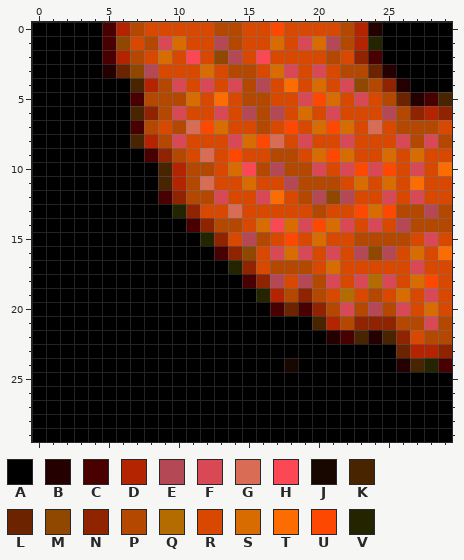
Edited in one commit: pixel-art sprite (resources/bl.png). This is how it looked before the edit.
The file is 30x30 pixels. Colours within 5 levels of each other are drawn and written as one.
Palette (. is transparent): A #000000  B #240000  C #480000  D #b42400  E #b44855  F #d84855  G #d86c55  H #fc4855  J #180600  K #482400  L #6c2400  M #904800  N #902400  P #b44800  Q #b46c00  R #d84800  S #d86c00  T #fc6c00  U #fc4800  V #242400
Pixels before, first column x 0:
 0 AAAAACDPRRRRRPPRRURRRRPDBAAAAA
 1 AAAAACMRPFSRREPRRSRFSEPDVAAAAA
 2 AAAAACDPRSRHRMERHRRRRPRNCAAAAA
 3 AAAAABLMERRRSRPPRSFRFRPPLBAAAA
 4 AAAAAAAKDPFRFRFPERTRSRFMPNBAAA
 5 AAAAAAACPPPSRTRPPRRFUSRFRPLBCK
 6 AAAAAAAKNPFRRFREPERSRFRRREPNDN
 7 AAAAAAACPRPGUSRRPRURSUSRGRPPPR
 8 AAAAAAAKDPFRRRFSUGRFRRFRRRFPFP
 9 AAAAAAAACNPRGRURRPPRSUSRRSRSRR
10 AAAAAAAAAKDPPRSHPEPPFRFUFURFRT
11 AAAAAAAAAKDPGRRSRREPPPRSRSRTRR
12 AAAAAAAAACNPPFRRFTRPEMERRFRFRR
13 AAAAAAAAAAVNRRGRRRRRPRRUSUPPEP
14 AAAAAAAAAAACNPPRSHSFUSFRFREPPP
15 AAAAAAAAAAAAVNREPRURSRRPPPPRFR
16 AAAAAAAAAAAAACNMRFSFRFREMERSRT
17 AAAAAAAAAAAAAAVNRPPPRSRRRRRFRR
18 AAAAAAAAAAAAAAACNEREPFRFQFRSUR
19 AAAAAAAAAAAAAAAAVDPNPRQRPRSRFR
20 AAAAAAAAAAAAAAAAACLCNPFPEPFRSR
21 AAAAAAAAAAAAAAAAAAAAKDPNNNPPFP
22 AAAAAAAAAAAAAAAAAAAAABCKBKNRPP
23 AAAAAAAAAAAAAAAAAAAAAAAAAALDDN
24 AAAAAAAAAAAAAAAAAAJAAAAAAABKVC
25 AAAAAAAAAAAAAAAAAAAAAAAAAAAAAA
26 AAAAAAAAAAAAAAAAAAAAAAAAAAAAAA
27 AAAAAAAAAAAAAAAAAAAAAAAAAAAAAA
28 AAAAAAAAAAAAAAAAAAAAAAAAAAAAAA
29 AAAAAAAAAAAAAAAAAAAAAAAAAAAAAA
The result:
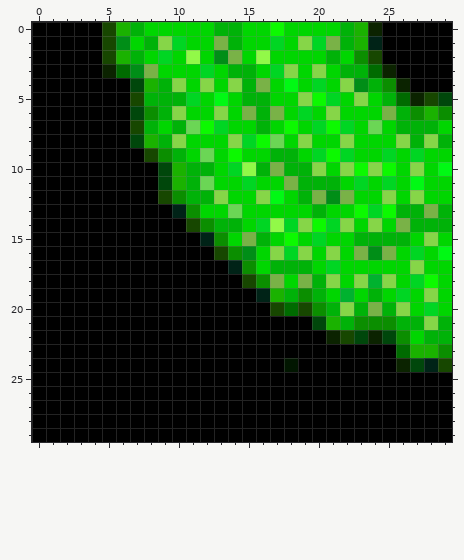
The exact change:
colour B: #240000 -> #0b2300
colour C: #480000 -> #174700
colour D: #b42400 -> #1ab200
colour E: #b44855 -> #79b247
colour F: #d84855 -> #86d648
colour G: #d86c55 -> #6bd655
colour H: #fc4855 -> #92f948
colour J: #180600 -> #011600
colour K: #482400 -> #00470b
colour L: #6c2400 -> #006b00
colour M: #904800 -> #008e17
colour N: #902400 -> #0b8e00
colour P: #b44800 -> #00b208
colour Q: #b46c00 -> #00b22f
colour R: #d84800 -> #00d600
colour S: #d86c00 -> #00d623
colour T: #fc6c00 -> #00f914
colour U: #fc4800 -> #0cf900
colour V: #242400 -> #002317
Changed places in both pictures, as pixel boxes (x1, y1, x2, y2):
changed: (102, 22, 452, 372)
